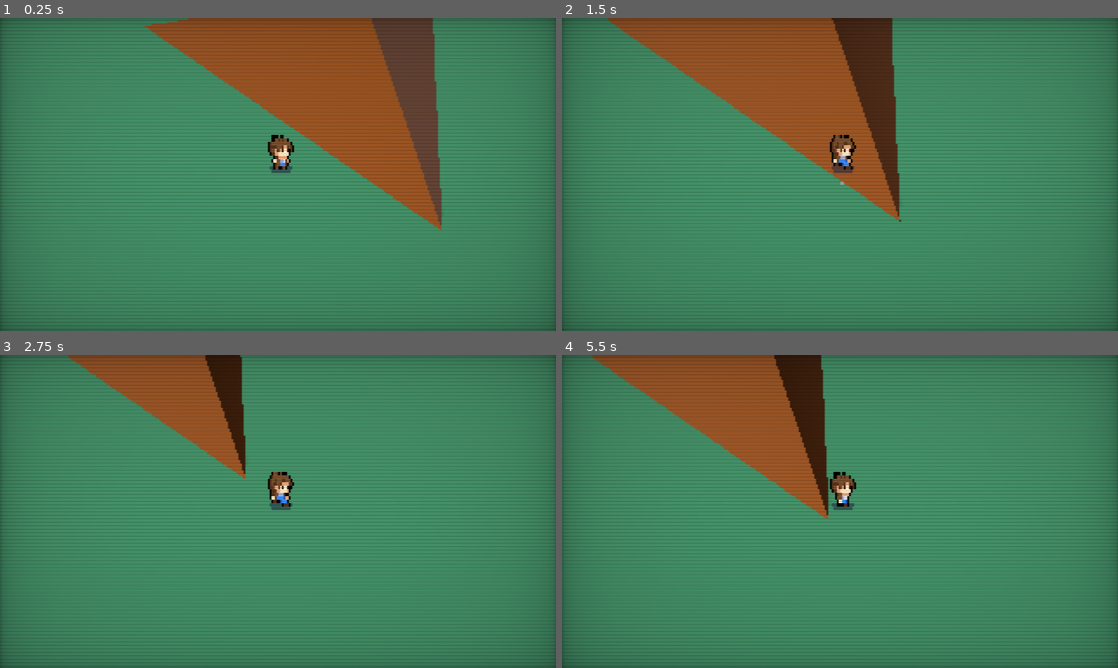
Above: before the commit, frames 1-4 (two rows, left to right).
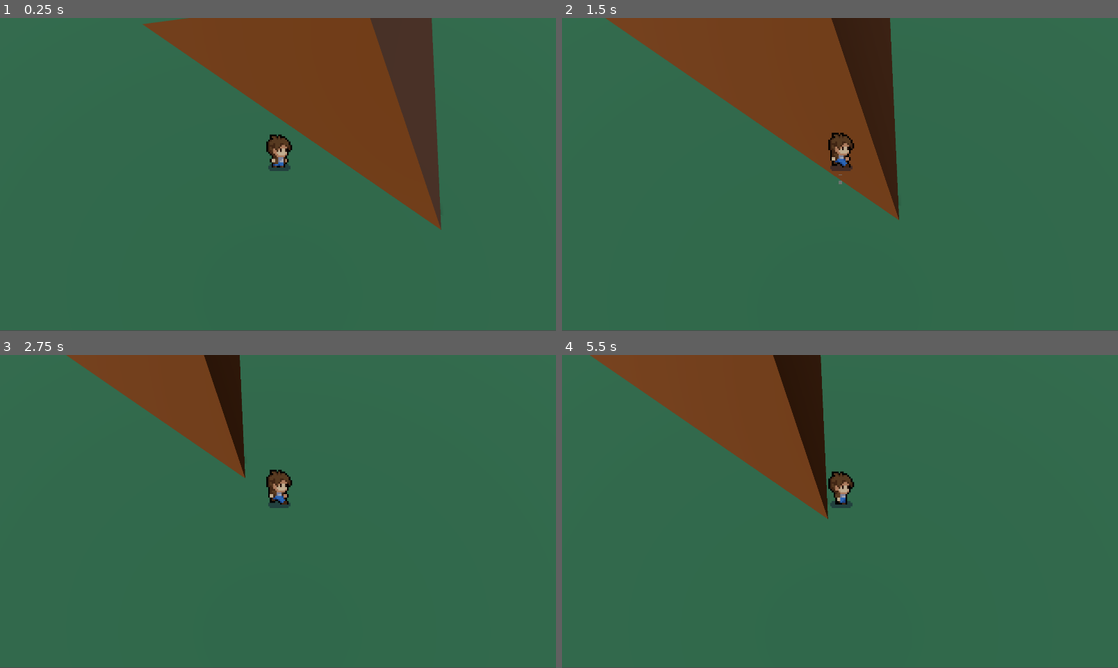
Above: after the commit, the same moments.

Repository: tahsin-s/PIxel-Perfect-3D
Game: Godot game, scene res://Layout.tscn
The game is run twice, just before and just after one commit, with the same random seed, the same clock (stepped at 60 frames per second) and the same inputs. Before the commit the project starts from res://movement_test.tscn. The engine's default icon, where the game draws it, is replaced by a stand-in: a white triangle on a blue panel in a dark square.
Inputs:
- Up to frame 1 (0.25 s): no input
- Up to frame 2 (1.5 s): hold D (move_right) 0.53-1.28 s; tap K (jump) at 0.77 s; hold S (move_down) from 1.28 s (still down)
- Up to frame 3 (2.75 s): tap K (jump) at 1.52 s; release S (move_down) at 2.03 s; hold D (move_right) from 2.03 s (still down)
- Up to frame 4 (5.5 s): release D (move_right) at 2.78 s; hold W (move_up) 2.78-3.53 s; tap K (jump) at 3.02, 3.77, 4.52 s; hold A (move_left) 3.53-5.03 s; hold S (move_down) from 5.03 s (still down)

The runs differ from the first frame. In frame 1, 59% of the frame differs, in the area x 0-100%, y 0-100%; in frame 2, 58%; in frame 3, 59%; in frame 4, 59%.

Commit message:
Set new default

Diff:
--- a/project.godot
+++ b/project.godot
@@ -11,7 +11,7 @@
 [application]
 
 config/name="Hybrid 2dv 2"
-run/main_scene="res://movement_test.tscn"
+run/main_scene="res://Layout.tscn"
 config/features=PackedStringArray("4.2", "GL Compatibility")
 config/icon="res://icon.svg"
 
